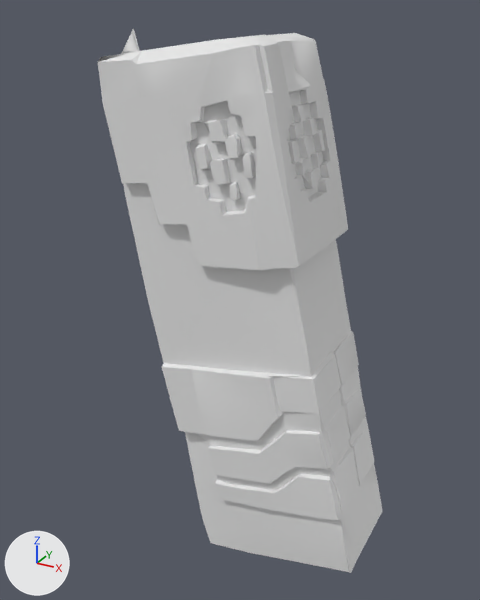
One commit to the OBJ model src/main/resources/assets/kn8/meshes/reno/arm_right.obj: the scene before it, then after it.
Both versions are drawn from a camera (50 mm lens) standing at (0.627, -0.625, 1.299) and looking at (0.291, -0.013, 0.994). Lighting does not change. The marker at lower left points along +X, +Y and +Z. The first picture is the older version. Where no turn or scale is listed for an object, it has been applied to the vertices. Vertices at exactly the same position are counted once.

Names of what the first picture shows: 'arm_right'.
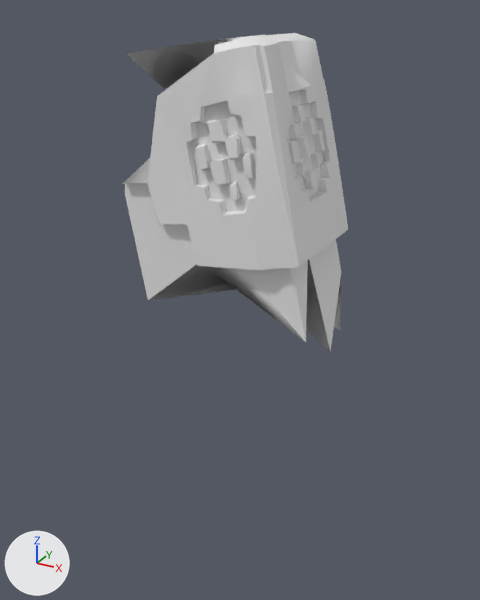
The change, as a list of edits to the scene's bpy script:
```text
Change me_arm_right:
    used by ob_arm_right; location = (0.0, 0.0, 0.0)
    remove me_arm_right.from_pydata(...)  # 796 vertices, 1587 faces; spans x 0.167..0.463, y -0.082..0.068, z 0.673..1.281
    add me_arm_right.from_pydata(...)  # 453 vertices, 902 faces; spans x 0.178..0.402, y -0.082..0.068, z 0.951..1.276
    me_arm_right part 1: 313 vertices removed from x 0.217..0.463, y -0.079..0.063, z 0.673..0.981; 1 vertex added at x 0.311, y -0.004, z 1.011
    me_arm_right part 2: 32 vertices removed from x 0.167..0.235, y -0.082..0.067, z 1.129..1.281; 1 vertex added at x 0.229, y -0.002, z 1.192
```

Location of each change, (x1, y1, x2, y2) in pixels of the pictures (480 x 600 px):
'arm_right', reshaped (20% narrower, 42% shorter)
    before: (98, 28, 382, 573)
    after: (122, 33, 348, 351)
part 1 of me_arm_right, cut back
    before: (148, 260, 382, 573)
    after: (148, 260, 341, 351)
part 2 of me_arm_right, cut back
    before: (98, 28, 218, 192)
    after: (122, 39, 218, 184)
